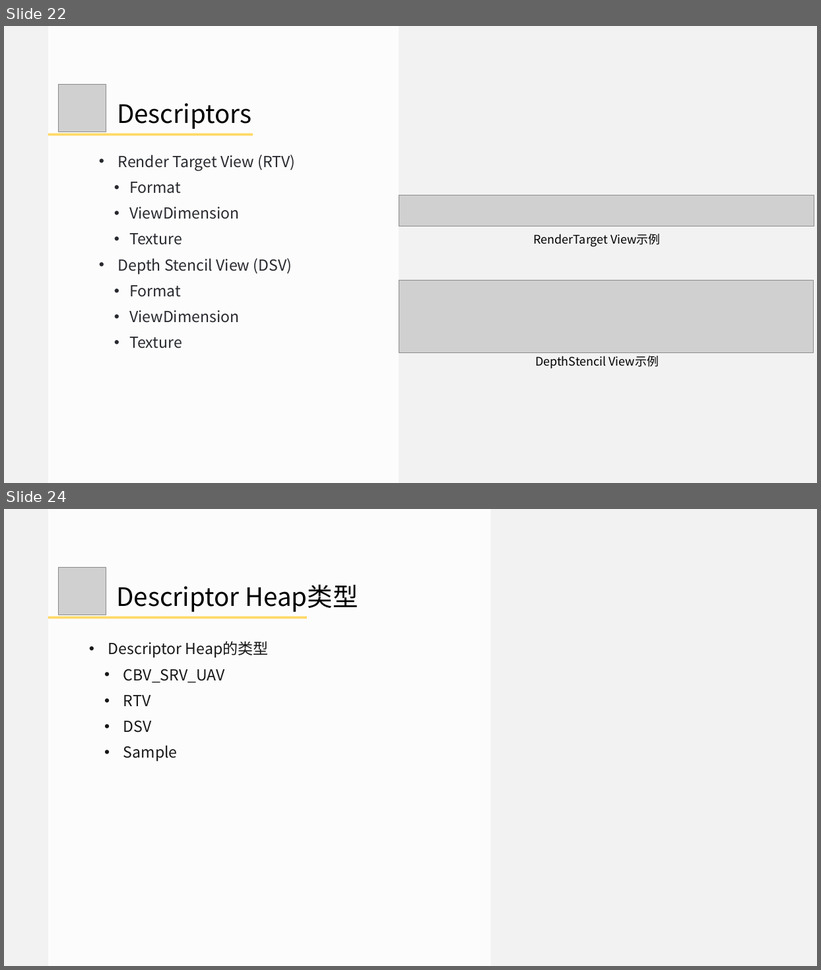
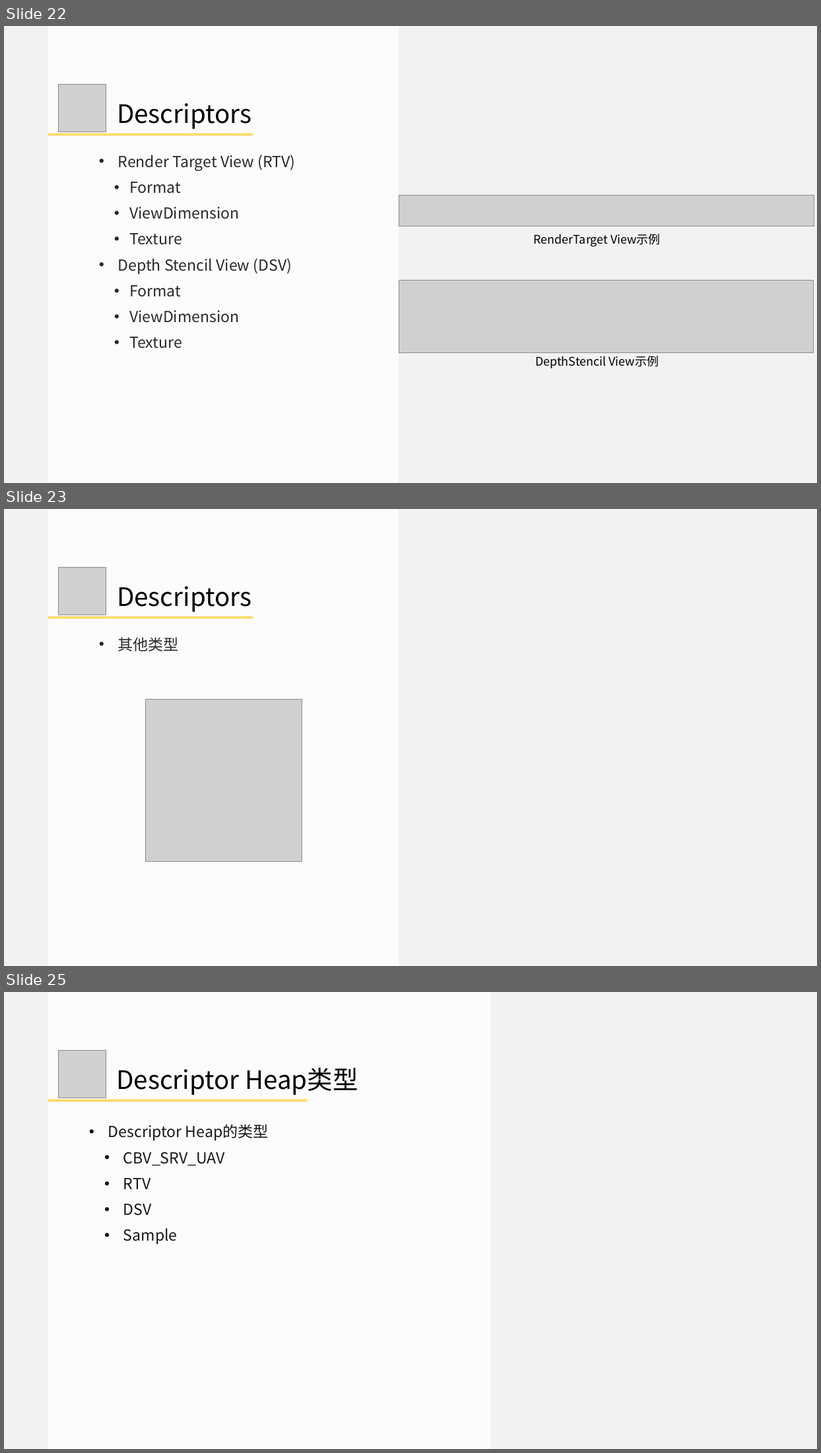
Before and after one commit to doomlover/KSGameEngineTutorials, a slide deck: PPTs/05.深入DX12绘制二.pptx. Shown one above the other, each under a label of ours: slides 22 and 24 before the commit, slides 22, 23 and 25 after it; the slides between them are not shown. The pictures are 821x970 and 821x1453 pixels, drawn with LibreOffice and Linux fonts; fonts in the diff are those of the drawing; grey boxes stand for pictures. Boxes give left, top, right and bottom in pixels: in the first picture for what was removed or moved away, otherwise in the second. Text is boxed around its words. In the diff, an @@ line names an element or a change of style, - is before the commit and + after.

```diff
--- a/PPTs/05.深入DX12绘制二.pptx
+++ b/PPTs/05.深入DX12绘制二.pptx
@@ slide 23 added at <box>4,509,817,966</box>, background #F2F2F2 @@
@@ rectangle added at <box>48,509,399,966</box>, fill #FFFFFF at 80% opacity @@
@@ picture added at <box>58,567,106,615</box> @@
@@ text added at <box>117,586,252,612</box>, 60 pt, text #000000 @@
+  Descriptors
@@ rectangle added at <box>48,617,253,619</box>, fill #FFD966 @@
@@ text added at <box>118,637,179,652</box>, 36 pt, text #27292E @@
+• 其他类型
@@ picture added at <box>145,699,302,862</box> @@
@@ what was slide 24 is now slide 25 @@
```
Also in this commit, not shown: 6 slides changed.
